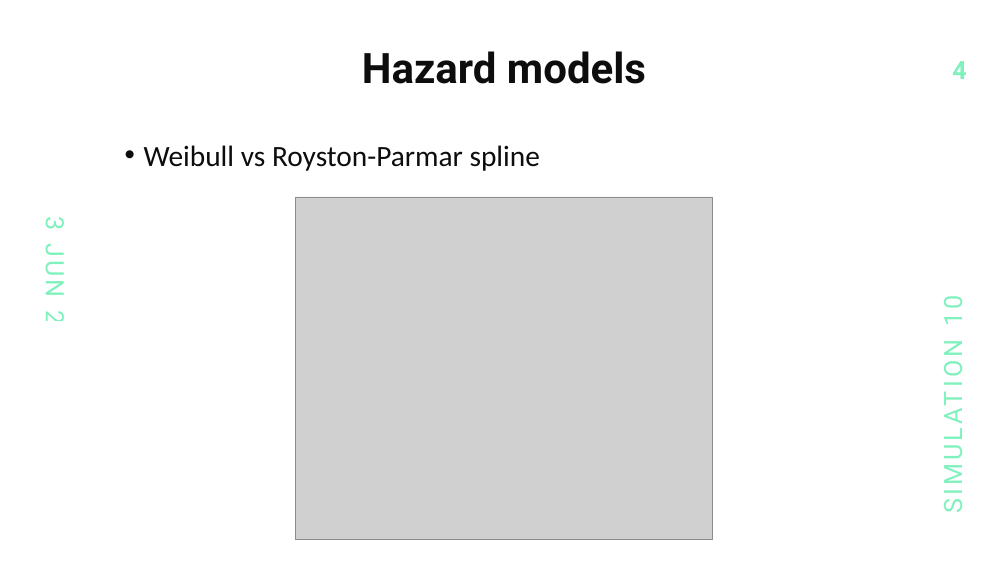
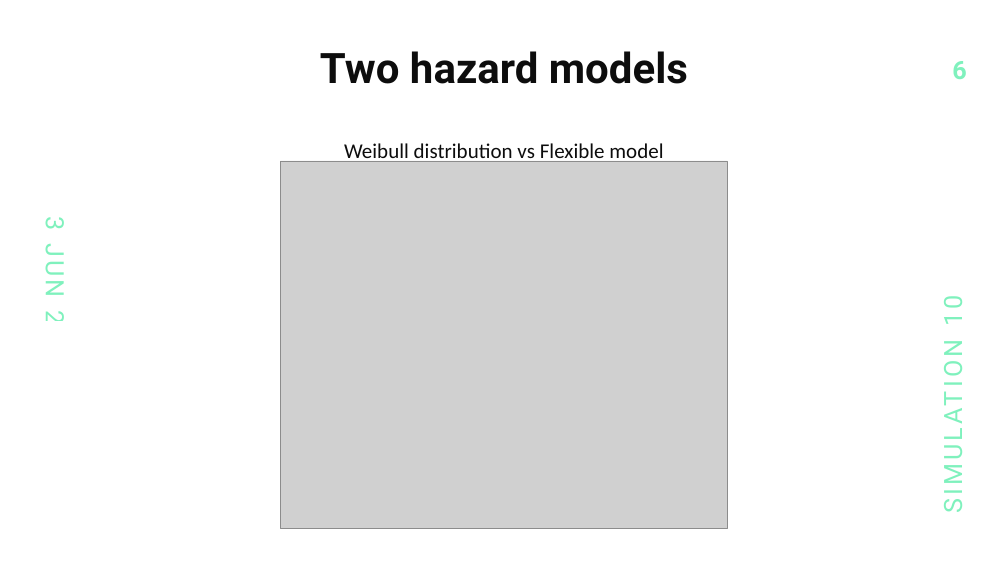
Before and after one commit to saumil-sh/tte-sim, a slide deck: slide 6 of presentation/interview.pptx (slide 4 before the commit). Drawn at 1008x567 pixels with LibreOffice and Linux fonts; fonts in the diff are those of the drawing; grey boxes stand for pictures. Boxes give left, top, right and bottom in pixels: in the first picture for what was removed or moved away, otherwise in the second. Text is boxed around its words. In the diff, an @@ line names an element or a change of style, - is before the commit and + after.

```diff
--- a/presentation/interview.pptx
+++ b/presentation/interview.pptx
@@ title at (320, 51, 688, 84): text changed @@
-Hazard models
+Two hazard models
@@ page number at (952, 61, 966, 79): text changed @@
-4
+6
@@ text at (344, 143, 663, 165): text changed; size 28 to 20 pt @@
-• Weibull vs Royston-Parmar spline
+Weibull distribution vs Flexible model
@@ picture: place and size @@
-picture at (296, 197, 712, 539)
+picture at (281, 161, 727, 529)
```
Also in this commit, not shown: 5 other slides changed, 5 slides added, 3 other files.
